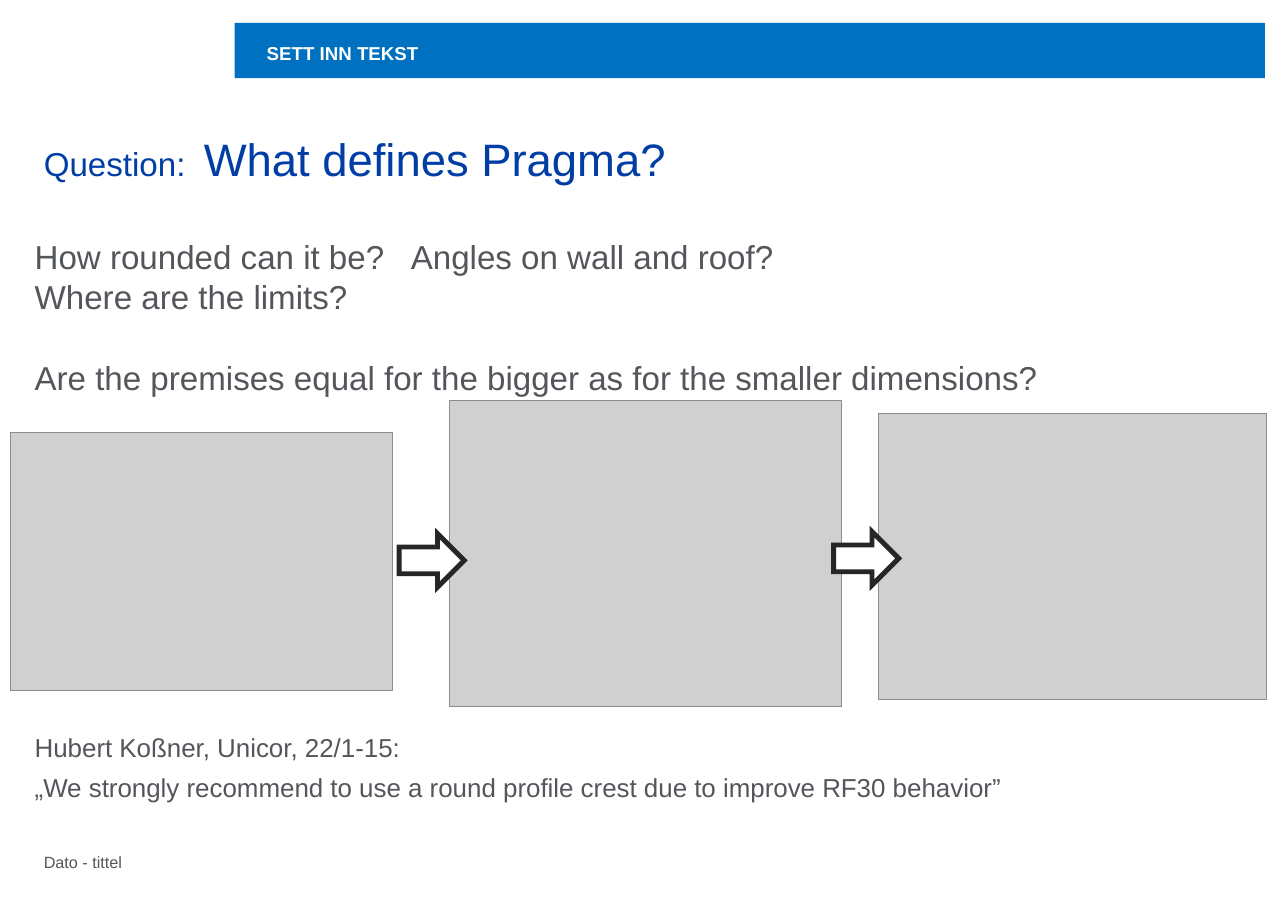
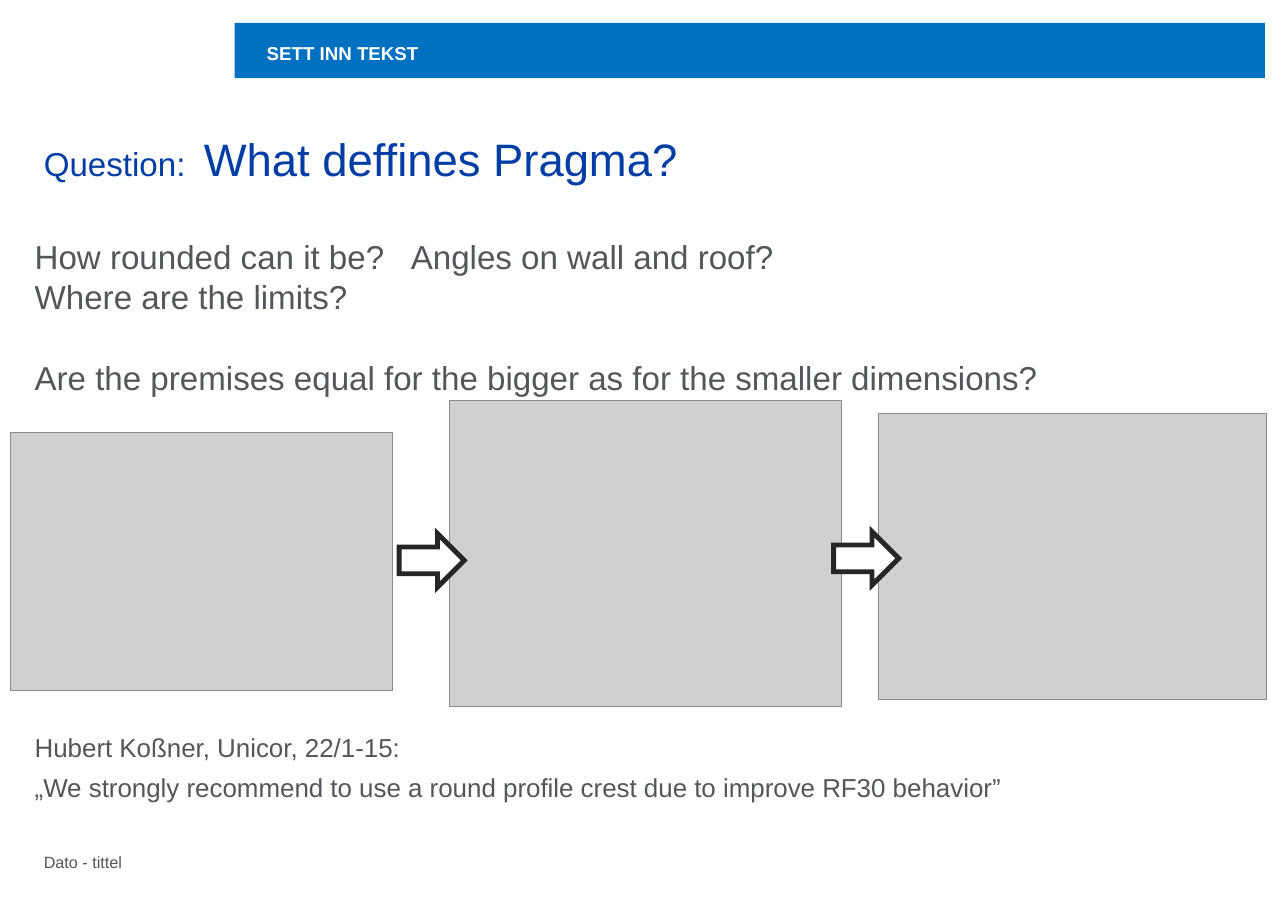
Before and after one commit to egememento/first-try, a slide deck: slide 5 of PRAGMA Meeting 15 - NOS.pptx. Drawn at 1288x906 pixels with LibreOffice and Linux fonts; fonts in the diff are those of the drawing; grey boxes stand for pictures; background and template pictures are left out. Boxes give left, top, right and bottom in pixels: in the first picture for what was removed or moved away, otherwise in the second. Text is boxed around its words. In the diff, an @@ line names an element or a change of style, - is before the commit and + after.

Commit message:
Fixdouble_ff

```diff
--- a/PRAGMA Meeting 15 - NOS.pptx
+++ b/PRAGMA Meeting 15 - NOS.pptx
@@ title at (x1=44, y1=143, x2=677, y2=185): text changed @@
-Question: What defines Pragma?
+Question: What deffines Pragma?
```
